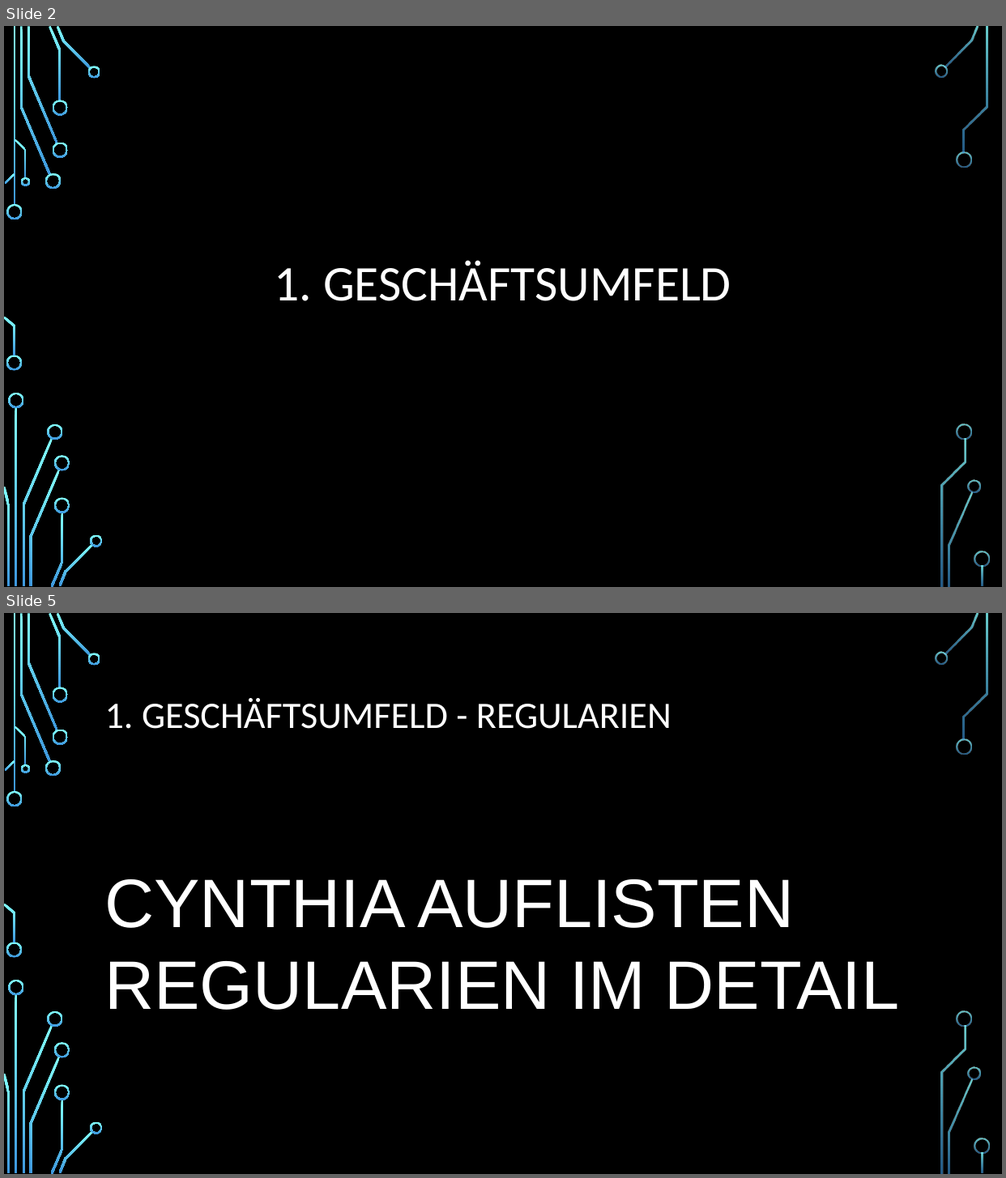
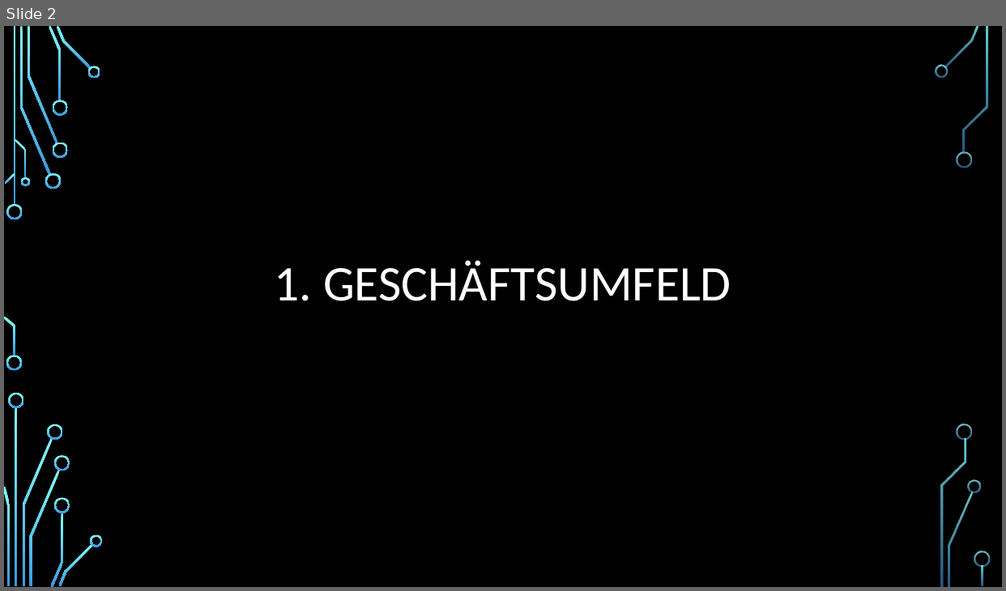
Before and after one commit to CelMur/TINF21CS2_Security_by_Design_Gruppenprojekt, a slide deck: Documentation/2023_10_26_SBD_Präsentation.pptx. Shown one above the other, each under a label of ours: slides 2 and 5 before the commit, slide 2 after it; the slides between them are not shown. The pictures are 1006x1178 and 1006x591 pixels, drawn with LibreOffice and Linux fonts; fonts in the diff are those of the drawing; background and template pictures are left out. Boxes give left, top, right and bottom in pixels: in the first picture for what was removed or moved away, otherwise in the second. Text is boxed around its words. In the diff, an @@ line names an element or a change of style, - is before the commit and + after.

```diff
--- a/Documentation/2023_10_26_SBD_Präsentation.pptx
+++ b/Documentation/2023_10_26_SBD_Präsentation.pptx
@@ slide 5 removed at <box>4,613,1002,1174</box>, background picture (left out); not listed: 36 template elements that a slide beside it also shows @@
@@ title removed at <box>105,698,671,729</box> @@
-1. GESCHÄFTSUMFELD - REGULARIEN
@@ text removed at <box>104,879,899,1010</box> @@
-CYNTHIA AUFLISTEN REGULARIEN IM DETAIL
```
Also in this commit, not shown: 3 slides changed, 3 slides added, 1 other slide removed.
